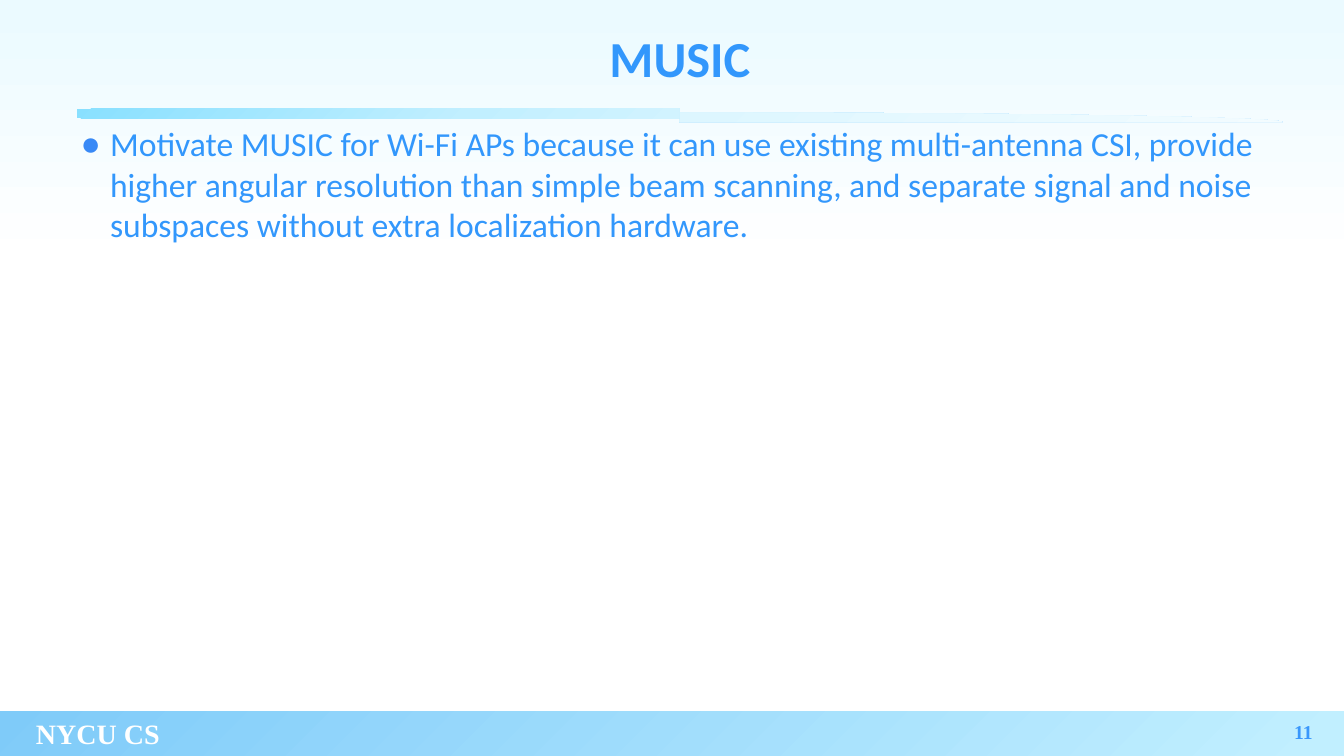
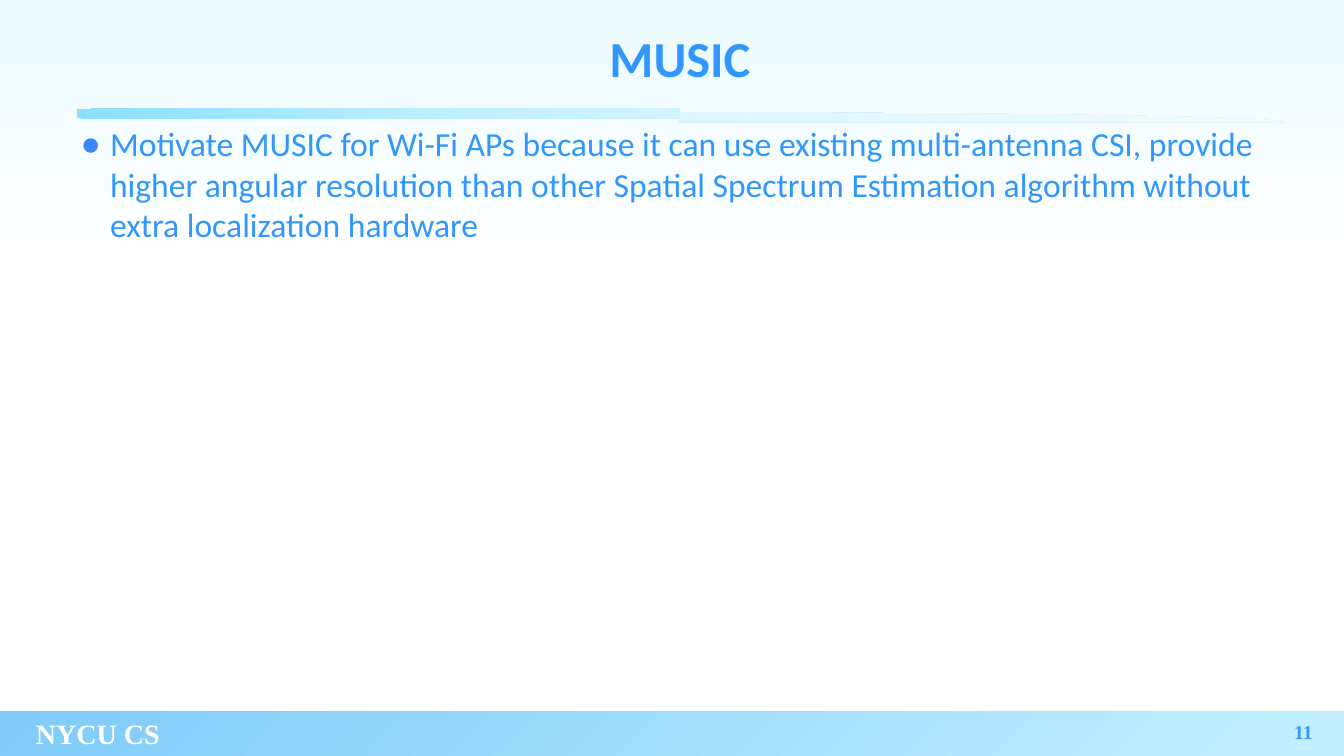
Before and after one commit to xoxonut/thesis, a slide deck: slide 11 of thesis_filled.pptx. Drawn at 1344x756 pixels with LibreOffice and Linux fonts; fonts in the diff are those of the drawing; background and template pictures are left out. Boxes give left, top, right and bottom in pixels: in the first picture for what was removed or moved away, otherwise in the second. Text is boxed around its words. In the diff, an @@ line names an element or a change of style, - is before the commit and + after.

```diff
--- a/thesis_filled.pptx
+++ b/thesis_filled.pptx
@@ text at (110, 132, 1253, 238): text changed @@
-● Motivate MUSIC for Wi-Fi APs because it can use existing multi-antenna CSI, provide higher angular resolution than simple beam scanning, and separate signal and noise subspaces without extra localization hardware.
+● Motivate MUSIC for Wi-Fi APs because it can use existing multi-antenna CSI, provide higher angular resolution than other Spatial Spectrum Estimation algorithm without extra localization hardware
```
Also in this commit, not shown: 1 other slide changed, 2 slides added.
